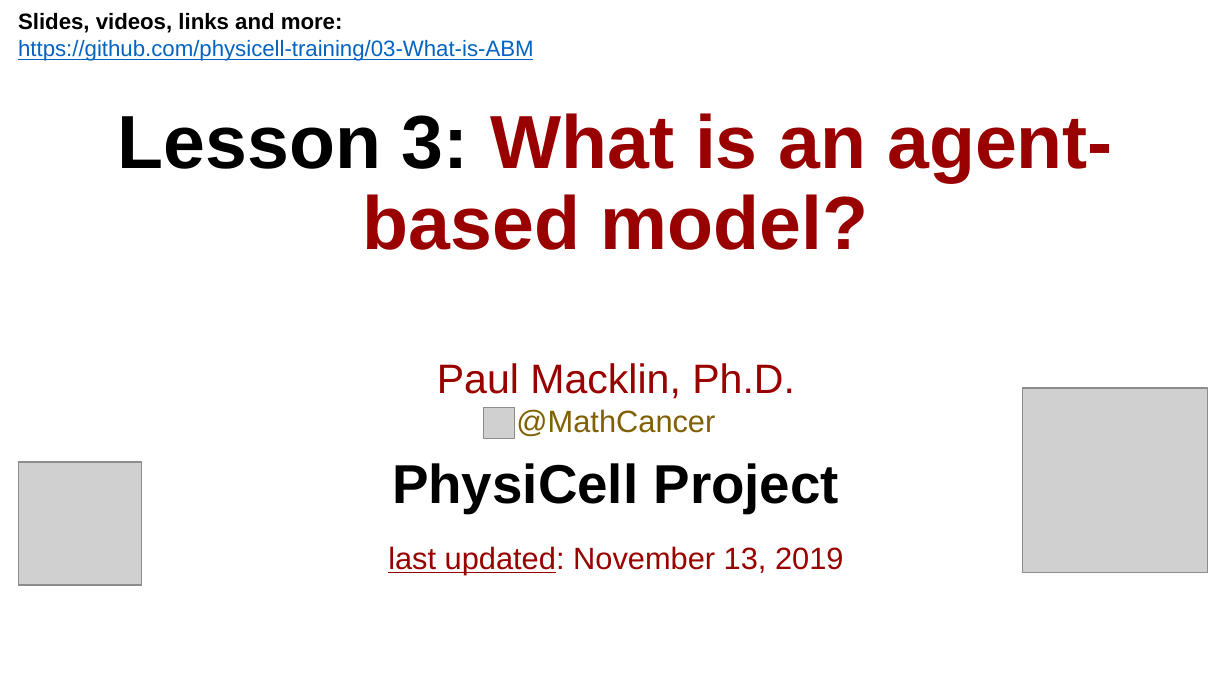
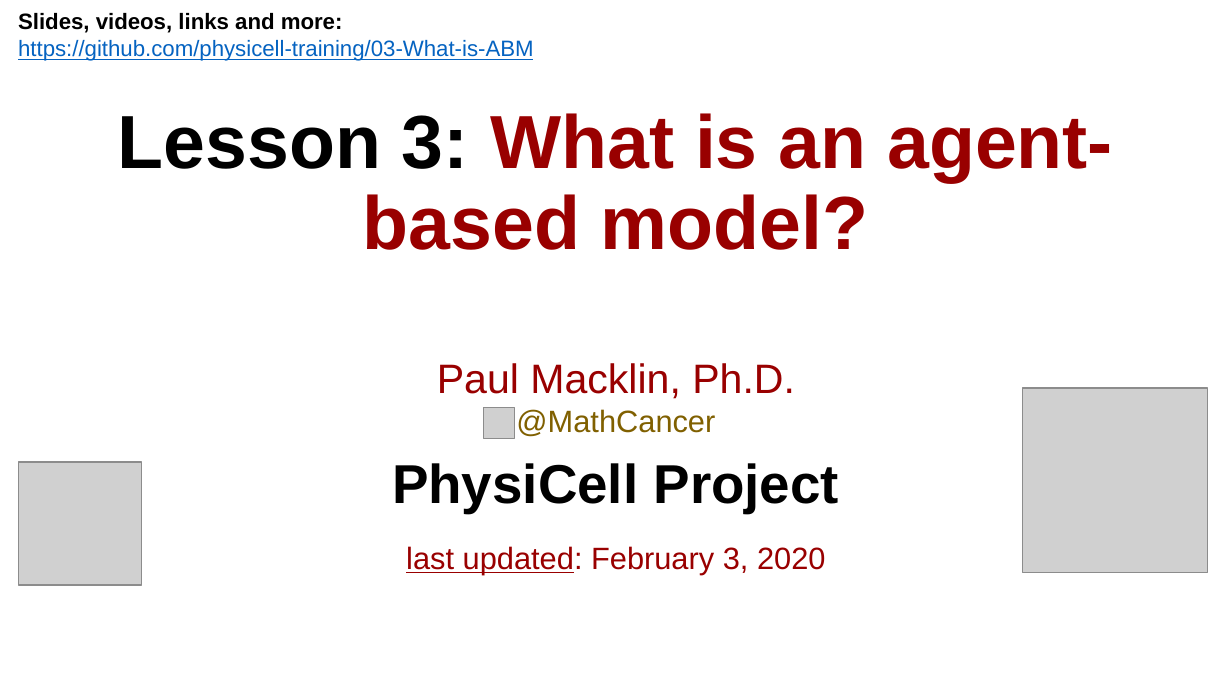
Before and after one commit to physicell-training/03-What-is-ABM, a slide deck: slide 1 of pptx_source/03-What-is-ABM.pptx. Drawn at 1232x693 pixels with LibreOffice and Linux fonts; fonts in the diff are those of the drawing; grey boxes stand for pictures; background and template pictures are left out. Boxes give left, top, right and bottom in pixels: in the first picture for what was removed or moved away, otherwise in the second. Text is boxed around its words. In the diff, an @@ line names an element or a change of style, - is before the commit and + after.

```diff
--- a/pptx_source/03-What-is-ABM.pptx
+++ b/pptx_source/03-What-is-ABM.pptx
@@ text at (406,546,825,574): text changed @@
-last updated: November 13, 2019
+last updated: February 3, 2020
```
Also in this commit, not shown: 1 slide added.
